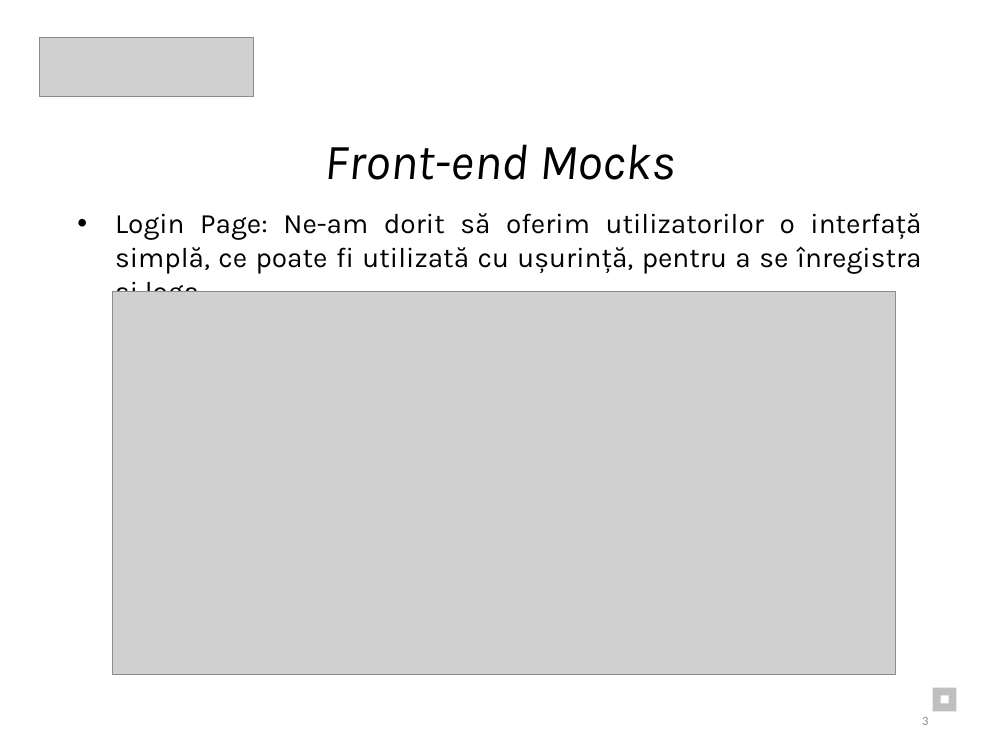
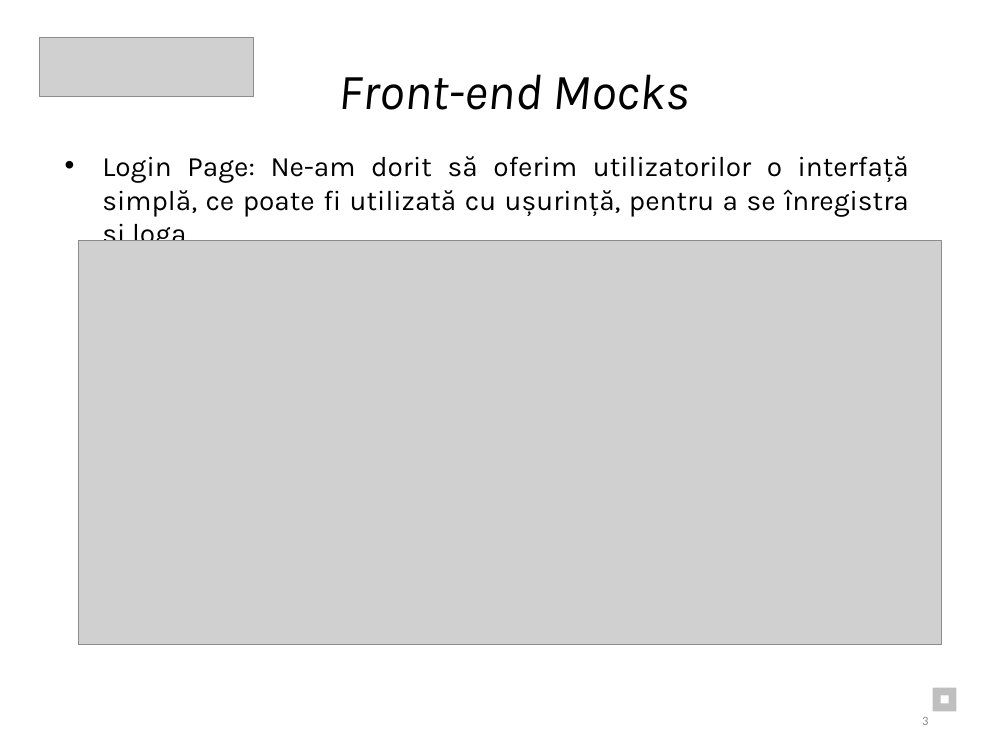
Before and after one commit to Eduard2609/TeaPython_ISW, a slide deck: slide 3 of Documentatie/Documentație_ PPT.pptx. Drawn at 1008x756 pixels with LibreOffice and Linux fonts; fonts in the diff are those of the drawing; grey boxes stand for pictures. Boxes give left, top, right and bottom in pixels: in the first picture for what was removed or moved away, otherwise in the second. Text is boxed around its words. In the diff, an @@ line names an element or a change of style, - is before the commit and + after.

```diff
--- a/Documentatie/Documentație_ PPT.pptx
+++ b/Documentatie/Documentație_ PPT.pptx
@@ text "Front-end Mocks": place and size @@
-text "Front-end Mocks" at (325, 144, 675, 180)
+text "Front-end Mocks" at (338, 74, 689, 110)
@@ text "Login Page: Ne-am dorit să ..." rewrapped from (115, 213, 922, 292) to (102, 156, 909, 217) @@
@@ picture: place and size @@
-picture at (113, 292, 896, 674)
+picture at (79, 240, 942, 644)
```
Also in this commit, not shown: 3 other slides changed, 1 other file.
